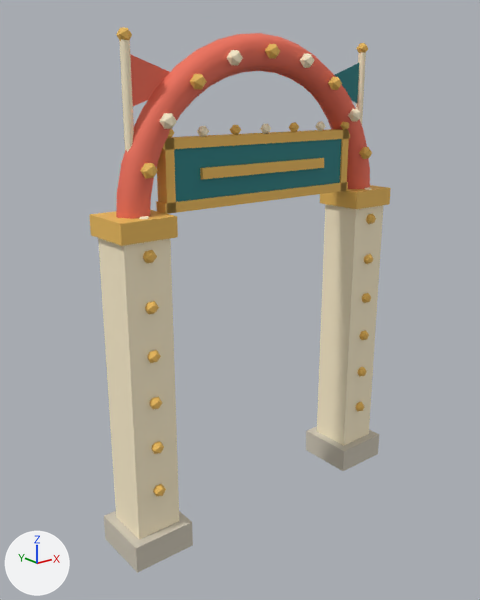
The glTF model games/brightway-park/public/art/models/deco_arch.glb: old version first, new version second.
One viewpoint serves both versions: a 50 mm lens placed at (-4.67, -5.52, 4.77), pointed at (-0.18, 0.09, 2.52). The lights are fixed; the arrows at lower left show +X, +Y and +Z. The picture after the commit comes second. Where no turn or scale is listed for an object, it has been applied to the vertices.

The first picture shows 'deco_arch_0', 'deco_arch_1', 'deco_arch_2', 'deco_arch_3', 'deco_arch_5', 'deco_arch_6' and 1 more.
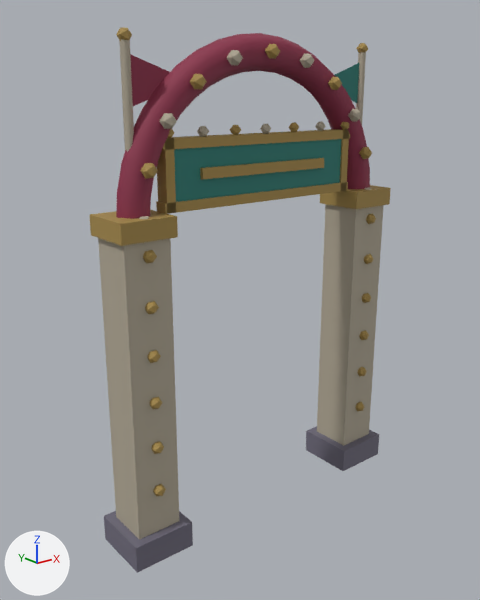
Changed parts and their boxes (x1, y1, x2, y2) in the pictures (480 x 600 px):
```json
{"object": "deco_arch_1", "change": "recoloured", "before": [98, 39, 384, 539], "after": [98, 39, 384, 539], "on screen": "beige to grey"}
{"object": "deco_arch_2", "change": "recoloured", "before": [90, 27, 391, 496], "after": [90, 27, 391, 496]}
{"object": "deco_arch_5", "change": "recoloured", "before": [116, 33, 370, 219], "after": [116, 33, 370, 219], "on screen": "darker"}
{"object": "deco_arch_0", "change": "recoloured", "before": [104, 426, 379, 573], "after": [104, 426, 379, 573]}
{"object": "deco_arch_3", "change": "recoloured", "before": [130, 54, 170, 106], "after": [130, 54, 170, 106], "on screen": "darker"}
```

The change, as JSON lines over the scene's bpy script:
```json
{"op": "set", "path": "mat_material_0.base_color", "old": "(0.624, 0.571, 0.468)", "new": "(0.156, 0.144, 0.195)", "note": "pale yellow #cfc7b6 -> grey #6e6a7a"}
{"op": "set", "path": "mat_material_1.base_color", "old": "(1.0, 0.88, 0.624)", "new": "(0.44, 0.392, 0.301)", "note": "beige #fff1cf -> grey #b1a895"}
{"op": "set", "path": "mat_material_2.base_color", "old": "(0.847, 0.503, 0.107)", "new": "(0.381, 0.254, 0.0685)", "note": "orange #edbc5c -> brown #a68a4a"}
{"op": "set", "path": "mat_material_3.base_color", "old": "(0.863, 0.162, 0.0999)", "new": "(0.262, 0.0284, 0.0685)", "note": "red #ef7059 -> red #8c2f4a"}
{"op": "set", "path": "mat_material_5.base_color", "old": "(0.863, 0.162, 0.0999)", "new": "(0.262, 0.0284, 0.0685)", "note": "red #ef7059 -> red #8c2f4a"}
```
